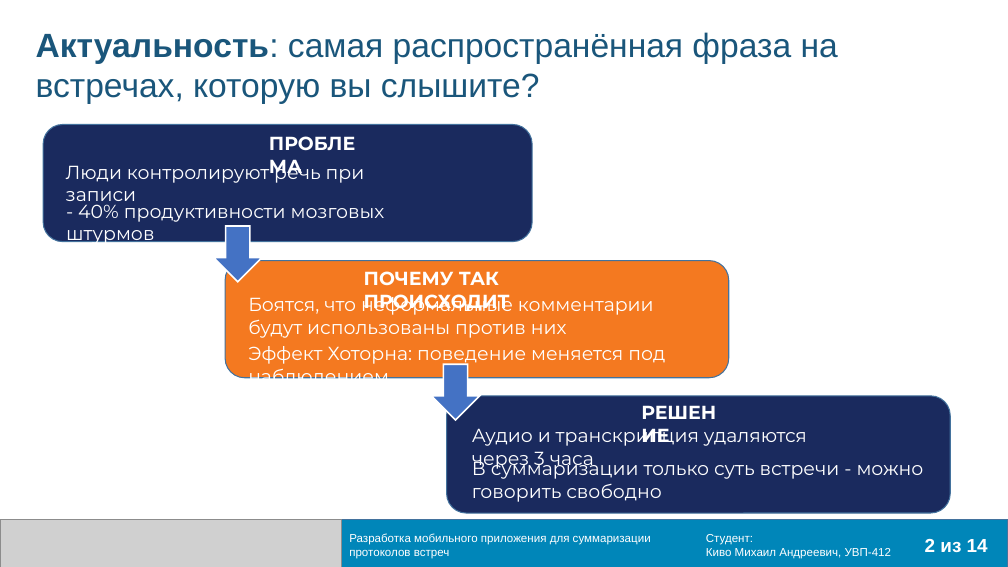
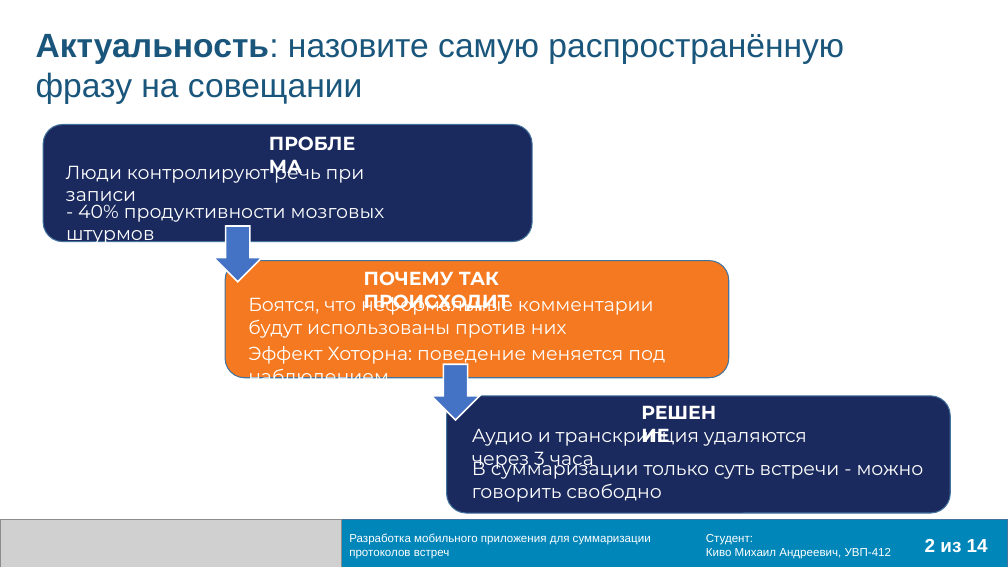
Before and after one commit to Meetings-UVP412/VKR, a slide deck: slide 2 of Презентация Киво Михаил УВП-412.pptx. Drawn at 1008x567 pixels with LibreOffice and Linux fonts; fonts in the diff are those of the drawing; grey boxes stand for pictures; background and template pictures are left out. Boxes give left, top, right and bottom in pixels: in the first picture for what was removed or moved away, otherwise in the second. Text is boxed around its words. In the diff, an @@ line names an element or a change of style, - is before the commit and + after.

```diff
--- a/Презентация Киво Михаил УВП-412.pptx
+++ b/Презентация Киво Михаил УВП-412.pptx
@@ title at (36, 34, 844, 104): text changed @@
-Актуальность: самая распространённая фраза на встречах, которую вы слышите?
+Актуальность: назовите самую распространённую фразу на совещании
```
Also in this commit, not shown: 10 other slides changed, 2 other files.
